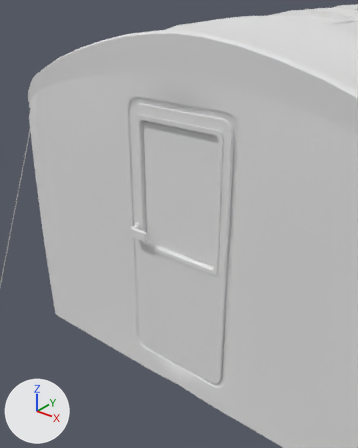
What one commit did to the FBX model Assets/_Assets/Models/Base_Tent.fbx.
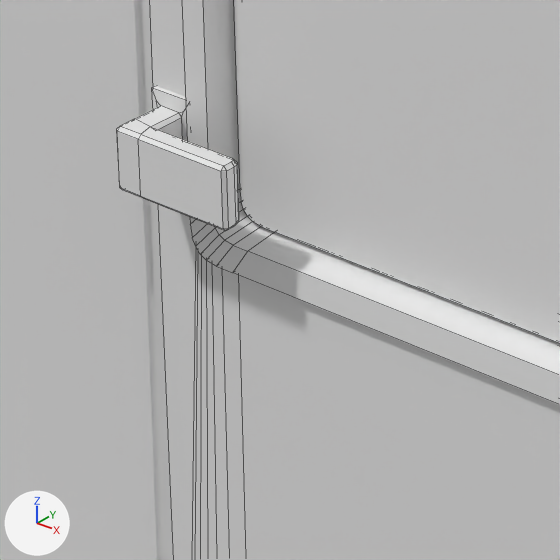
Each version appears first from a 50 mm lens placed at (2.096, -4.726, 3.22), pointed at (-0.162, -1.904, 1.471), and next in a close-up on the part from 32% to 54% of the width and 47% to 64% of the height. The lights are fixed; the arrows at lower left show +X, +Y and +Z. The close-ups show mesh edges as thin lines. Where no turn or scale is listed for an object, it has been applied to the vertices.

Before the edit, the objects in view are built like this:
```python
me_cube_011 = bpy.data.meshes.new('Cube.011')
me_cube_011.from_pydata(...)  # 512 vertices, 448 faces; spans x -0.89..-0.01, y -0.12..0.12, z -1.04..1.15
# faces by material slot: [388, 60]
me_cube_011.materials.append(mat_grid)  # its picture is missing
me_cube_011.materials.append(mat_material)  # white #e7e7e7
me_cube_013 = bpy.data.meshes.new('Cube.013')
me_cube_013.from_pydata(...)  # 3884 vertices, 3664 faces; spans x -2.98..2.98, y -2.23..2.25, z -0.21..2.86
# faces by material slot: [3660, 4]
me_cube_013.materials.append(mat_grid)  # its picture is missing
me_cube_013.materials.append(mat_material)  # white #e7e7e7
ob_researchtent_v1 = bpy.data.objects.new('researchTent_v1', me_cube_013)
ob_researchtent_v1.location = (0.0, 0.0, 0.159)
ob_tentdoor_01 = bpy.data.objects.new('tentDoor_01', me_cube_011)
ob_tentdoor_01.location = (0.446, -2.079, 1.297)
```
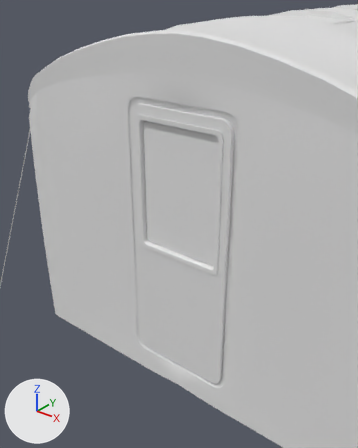
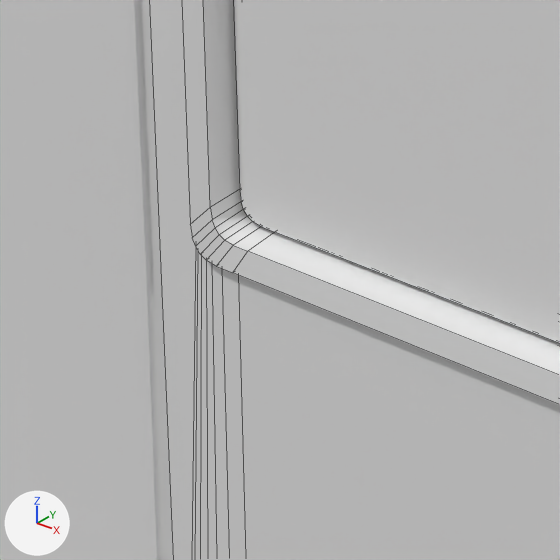
Patch to the scene script:
```diff
--- a/Assets/_Assets/Models/Base_Tent.fbx.py
+++ b/Assets/_Assets/Models/Base_Tent.fbx.py
@@ me_cube_011 @@
 me_cube_011.from_pydata(...)  # 512 vertices, 448 faces; spans x -0.89..-0.01, y -0.12..0.12, z -1.04..1.15
 # used by ob_tentdoor_01; location = (0.446, -2.079, 1.297)
+# me_cube_011 part 1: the loose piece of 60 vertices spanning x -0.88..-0.71, y -0.12..-0.04, z 0.08..0.19 is deleted
 me_cube_011.materials.append(mat_grid)
```

Boxes [x1, y1, x2, y2] around the edits, measured in the close-ups (560 x 560 px):
'tentDoor_01', reshaped
    before: [117, 0, 560, 560]
    after: [150, 0, 560, 560]
part 1 of me_cube_011, deleted
    before: [117, 86, 239, 231]
